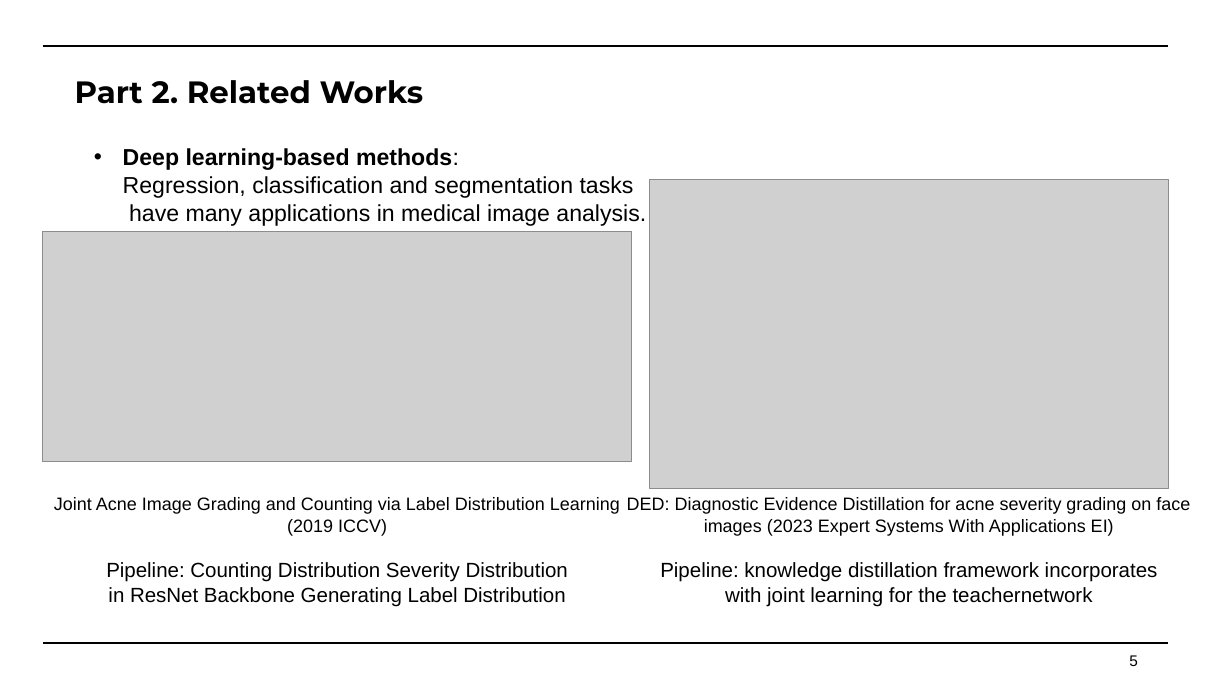
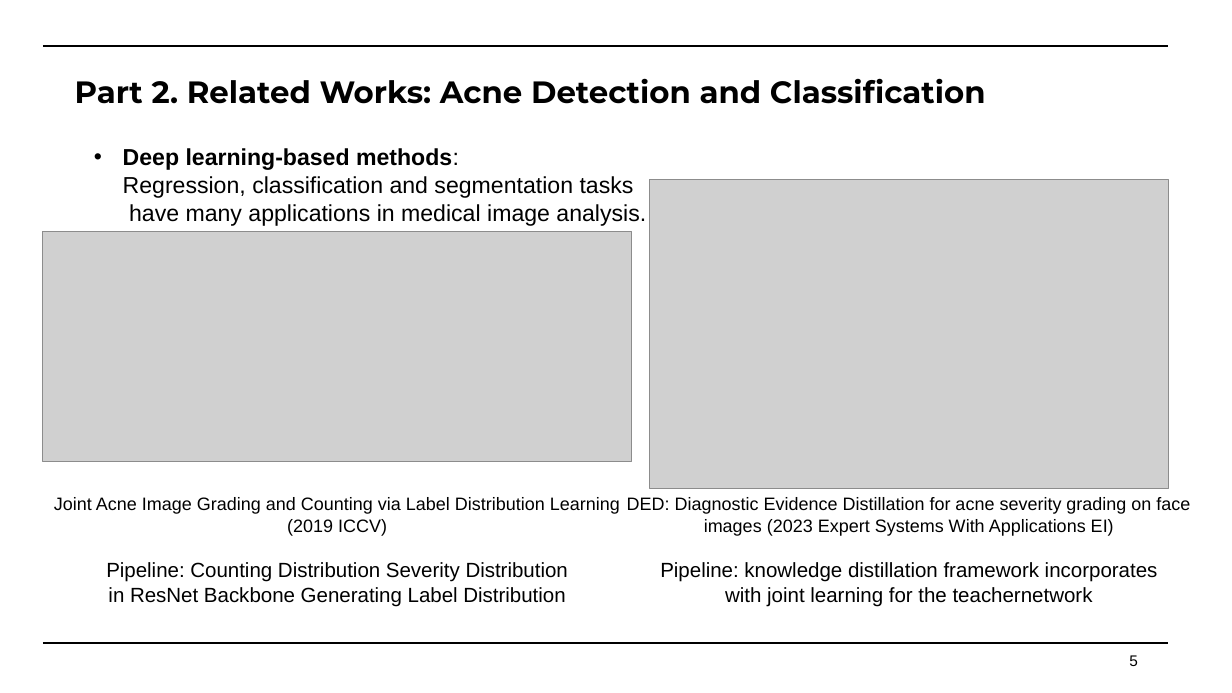
Before and after one commit to Faran-sward/ML-course-project, a slide deck: slide 5 of DOC&PPT/Machine+Learning+Course+Project.pptx. Drawn at 1232x693 pixels with LibreOffice and Linux fonts; fonts in the diff are those of the drawing; grey boxes stand for pictures. Boxes give left, top, right and bottom in pixels: in the first picture for what was removed or moved away, otherwise in the second. Text is boxed around its words. In the diff, an @@ line names an element or a change of style, - is before the commit and + after.

```diff
--- a/DOC&PPT/Machine+Learning+Course+Project.pptx
+++ b/DOC&PPT/Machine+Learning+Course+Project.pptx
@@ title at (x1=75, y1=78, x2=986, y2=104): text changed @@
-Part 2. Related Works
+Part 2. Related Works: Acne Detection and Classification
```
Also in this commit, not shown: 9 other slides changed, 4 slides added.
